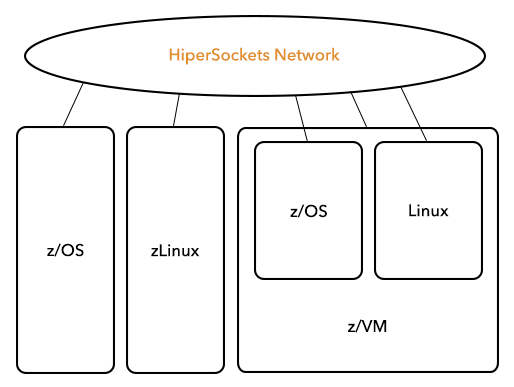
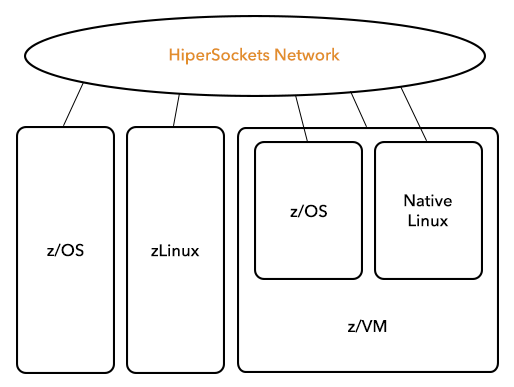
Layered file, before and after one edit (514x387). Changes by layer:
renamed "Linux" to "Native Linux", painted on it over [404, 194, 452, 227]
